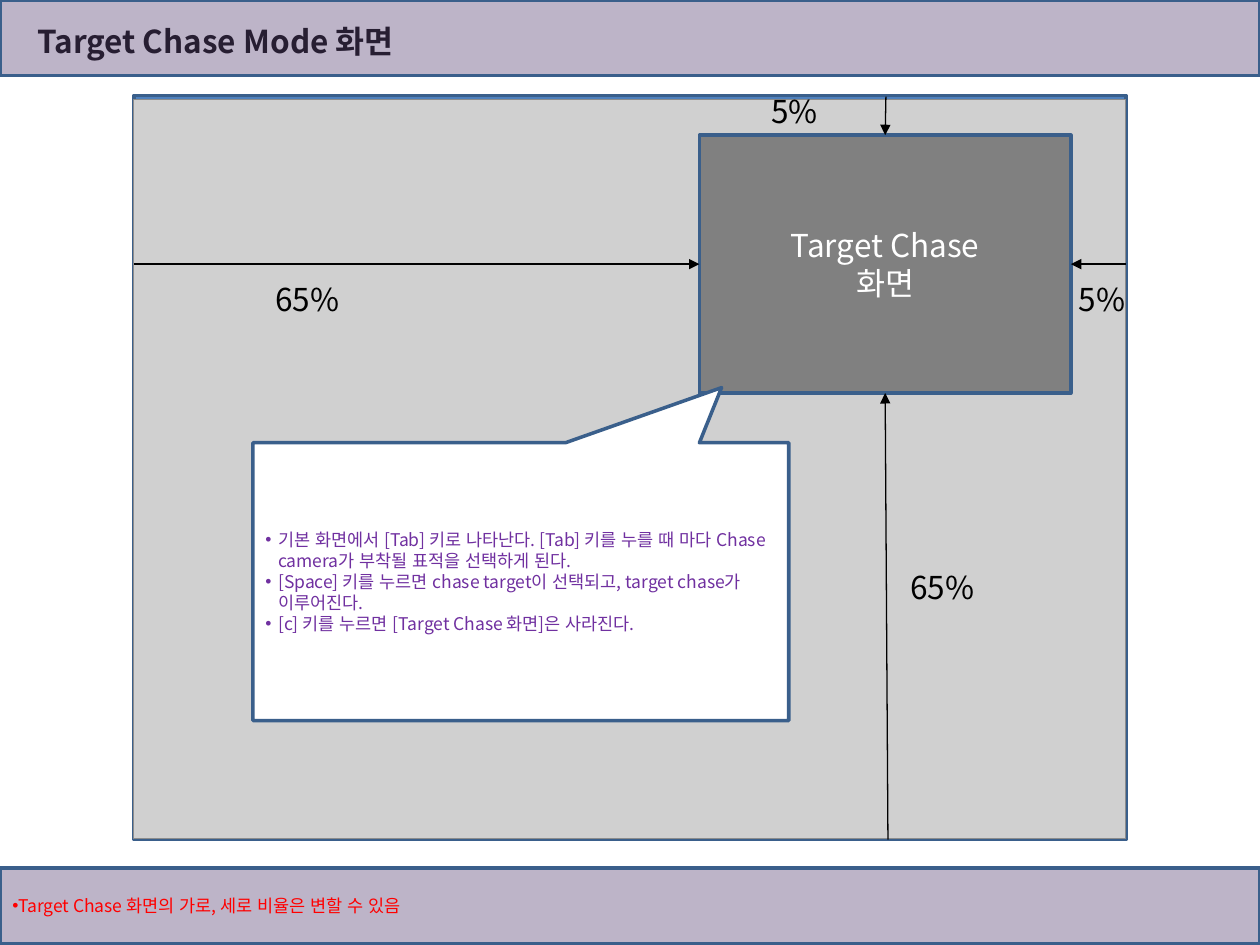
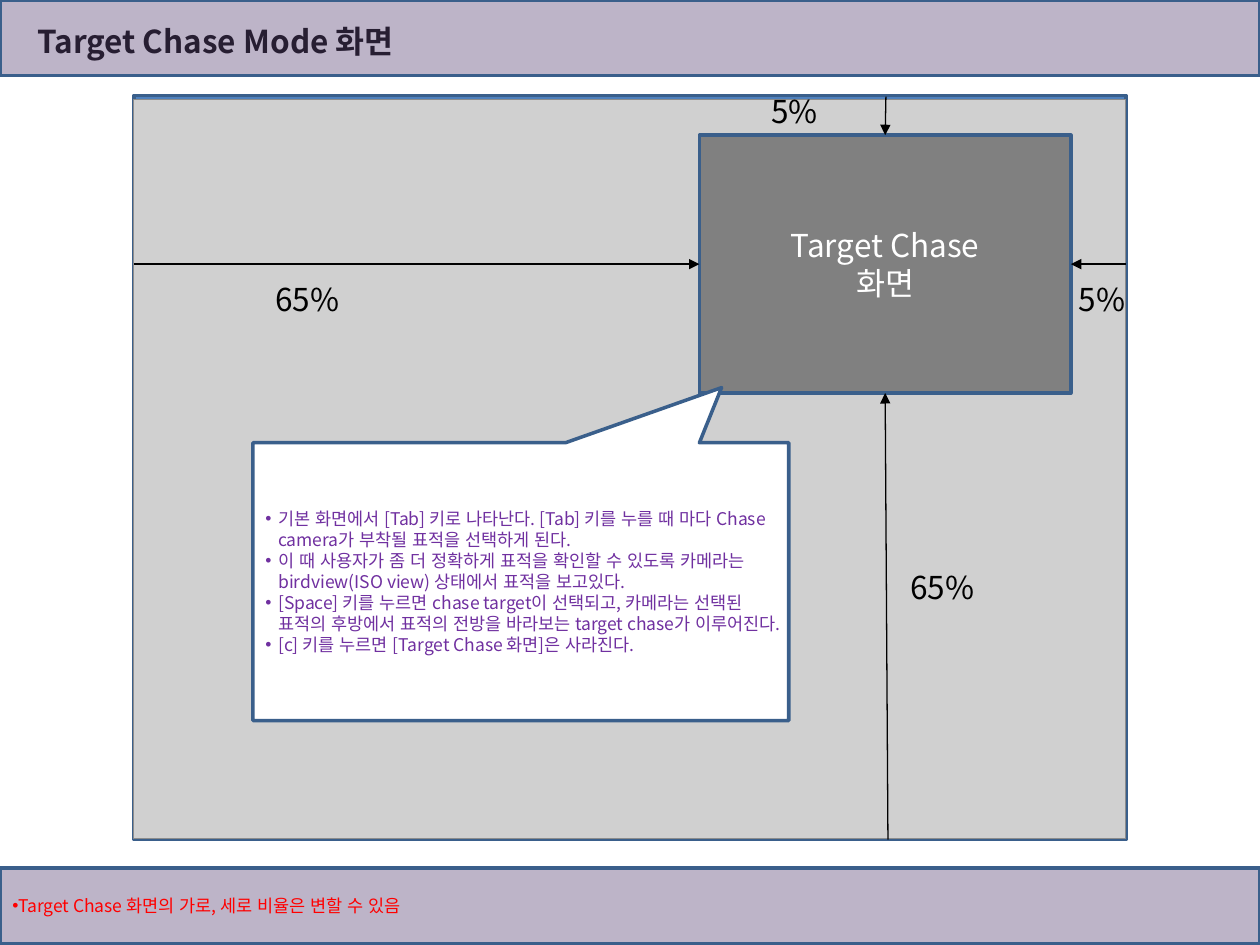
Before and after one commit to uglyduck68/hedgehop, a slide deck: slide 6 of 화면 모드.pptx (slide 5 before the commit). Drawn at 1260x945 pixels with LibreOffice and Linux fonts; fonts in the diff are those of the drawing; grey boxes stand for pictures. Boxes give left, top, right and bottom in pixels: in the first picture for what was removed or moved away, otherwise in the second. Text is boxed around its words. In the diff, an @@ line names an element or a change of style, - is before the commit and + after.

```diff
--- a/화면 모드.pptx
+++ b/화면 모드.pptx
@@ text in speech box at box(278, 552, 780, 635): text changed @@
-• [Space] 키를 누르면 chase target이 선택되고, target chase가 이루어진다.
+• 이 때 사용자가 좀 더 정확하게 표적을 확인할 수 있도록 카메라는 birdview(ISO view) 상태에서 표적을 보고있다.
+• [Space] 키를 누르면 chase target이 선택되고, 카메라는 선택된 표적의 후방에서 표적의 전방을 바라보는 target chase가 이루어진다.
```
Also in this commit, not shown: 3 other slides changed, 1 slide added, 4 other files.
